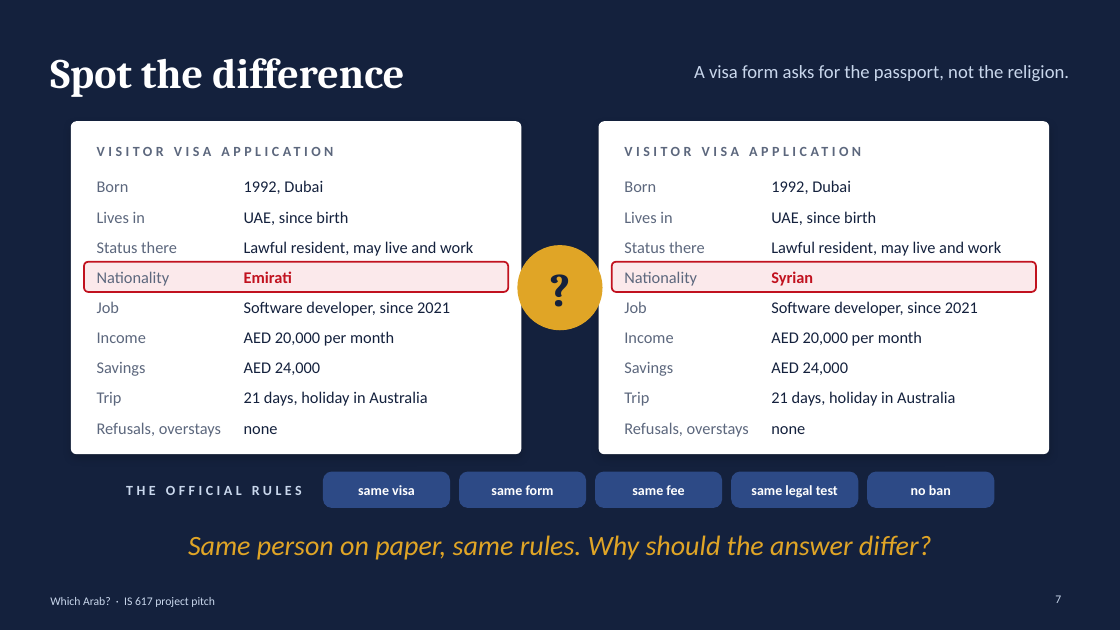
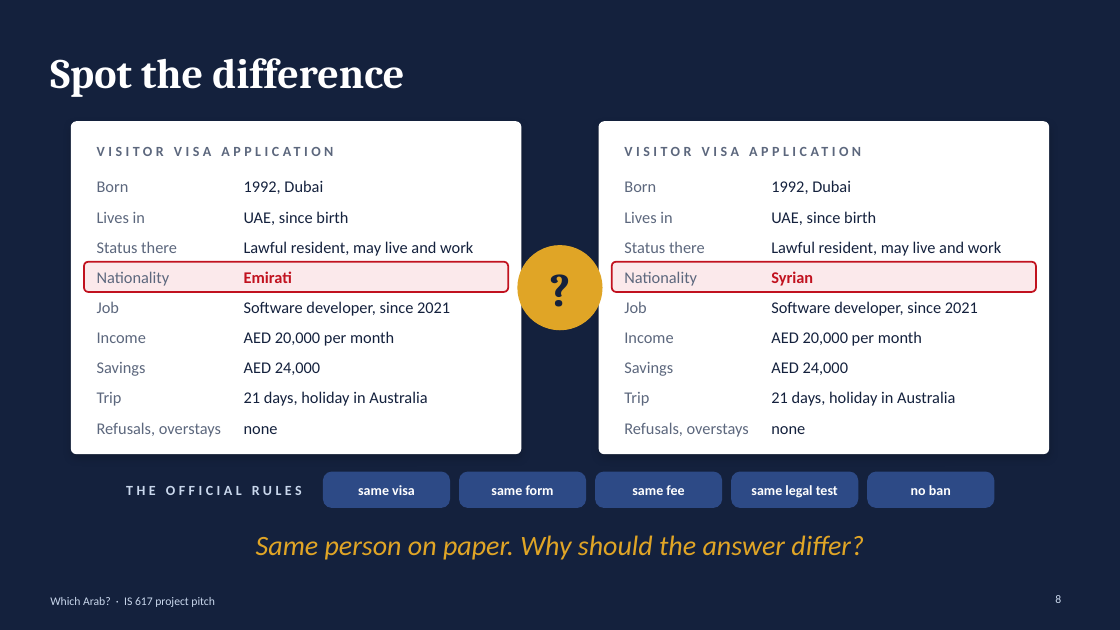
Before and after one commit to BlackSamuron0305/IS617-LLM4ES-WORK, a slide deck: slide 8 of paper/first_presentation/pitch_v8.pptx (slide 7 before the commit). Drawn at 1120x630 pixels with LibreOffice and Linux fonts; fonts in the diff are those of the drawing. Boxes give left, top, right and bottom in pixels: in the first picture for what was removed or moved away, otherwise in the second. Text is boxed around its words. In the diff, an @@ line names an element or a change of style, - is before the commit and + after.

```diff
--- a/paper/first_presentation/pitch_v8.pptx
+++ b/paper/first_presentation/pitch_v8.pptx
@@ text removed at <box>694,65,1069,81</box> @@
-A visa form asks for the passport, not the religion.
@@ text at <box>256,535,864,560</box>: text changed @@
-Same person on paper, same rules. Why should the answer differ?
+Same person on paper. Why should the answer differ?
@@ page number at <box>1055,595,1061,603</box>: text changed @@
-7
+8
```
Also in this commit, not shown: 8 other slides changed, 1 slide added.
